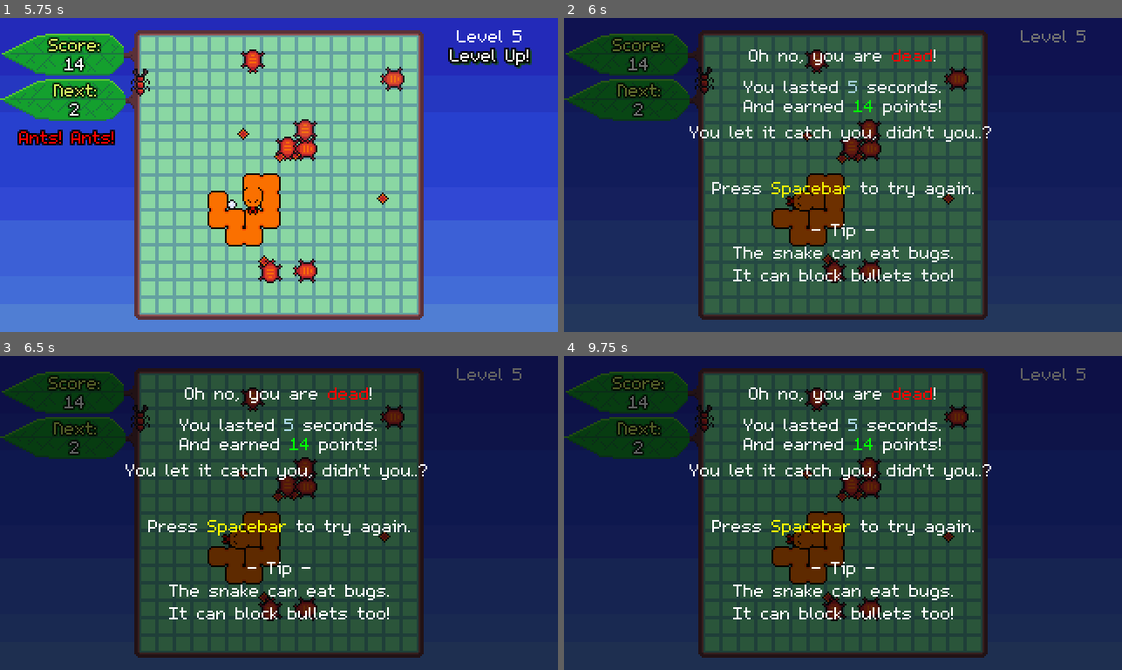
Above: before the commit, frames 1-4 (two rows, left to right).
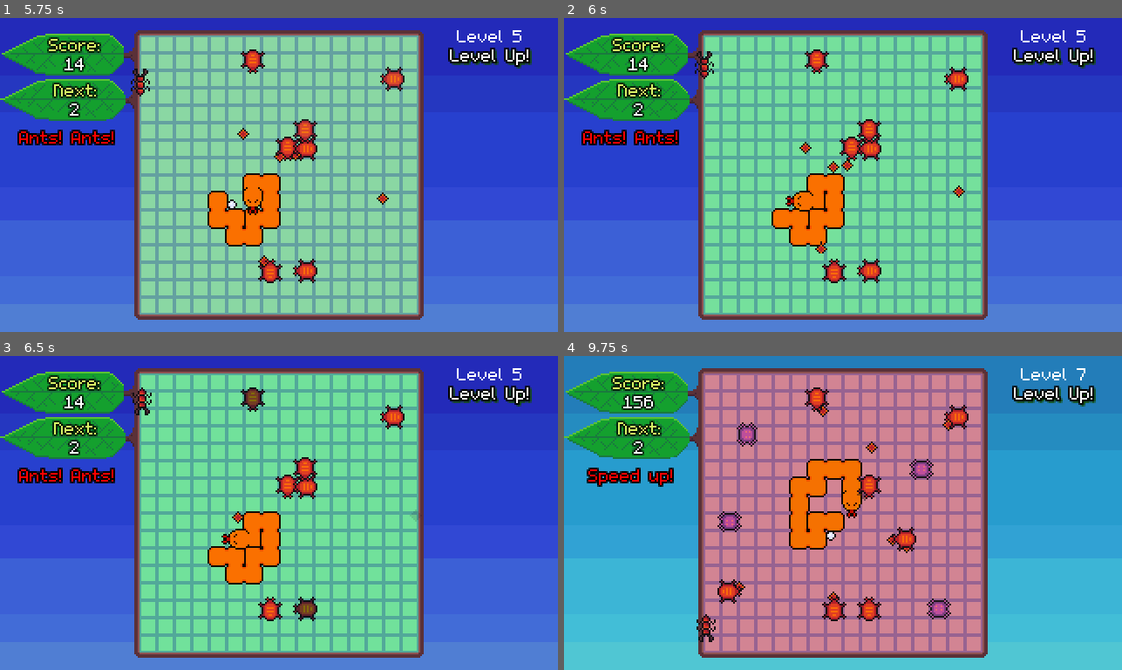
Above: after the commit, the same moments.

Repository: bdunko/Pellet
Game: Godot game, scene res://main.tscn
Same seed, same stepped clock (60 frames per second), same inputs: the game is played once before the commit and once after it.
Inputs:
- Up to frame 1 (5.75 s): tap Enter at 0.5 s; hold D (right) 0.53-1.28 s; hold S (down) 1.28-2.03 s; hold D (right) 2.03-2.78 s; hold W (up) 2.78-3.53 s; hold A (left) 3.53-5.03 s; tap Space (reset) at 4.15 s; hold S (down) from 5.03 s (still down)
- Up to frame 2 (6 s): release S (down) at 5.78 s; hold D (right) from 5.78 s (still down)
- Up to frame 3 (6.5 s): keep holding D (right)
- Up to frame 4 (9.75 s): release D (right) at 6.53 s; hold W (up) 6.53-7.28 s; hold D (right) 7.28-8.03 s; hold S (down) 8.03-8.78 s; hold A (left) 8.78-9.53 s; hold W (up) from 9.53 s (still down)

Frame 1 is identical in both runs. In frame 2, 99% of the frame differs, in the area x 0-100%, y 0-100%; in frame 3, 99%; in frame 4, 99%.

Commit message:
colorful snakes

Diff:
--- a/main.gd
+++ b/main.gd
@@ -227,7 +227,7 @@
 	$NextLevelInfo.visible = false
 	$Grid.self_modulate = grid_color
 
-func _spawn_new_snake(speed = 0):
+func _spawn_new_snake(speed = 0, color = 0):
 	var rand_pos = _try_find_legal_position(SNAKE_SPAWN, 200) #try really hard to spawn this snek
 	if rand_pos != null:
 		var snek = SNAKE.instantiate()
@@ -236,6 +236,7 @@
 		snek.enable()
 		for s in speed:
 			snek.speed_up()
+		snek.set_base_color(color)
 		snek.ate_bug.connect(on_bug_killed)
 		$Snakes.add_child(snek)
 
@@ -281,14 +282,14 @@
 	elif level == 10:
 		$Sky.next_sky() #evening
 		$Board.next_board()
-		_spawn_new_snake(1)
+		_spawn_new_snake(1, 1)
 	elif level == 12:
 		_spawn_enemy(HORNET, HORNET_SPAWN)
 		forced_spawns = 1
 	elif level == 14:
 		$Sky.next_sky() # night
 		$Board.next_board()
-		_spawn_new_snake(1)
+		_spawn_new_snake(1, 2)
 	elif level == 16:
 		enemy_pool.append([MOTH, MOTH_SPAWN])
 		_spawn_enemy(MOTH, MOTH_SPAWN)
--- a/pellet.gd
+++ b/pellet.gd
@@ -28,8 +28,12 @@
 func reset():
 	position = STARTING_POS
 
+var DEBUG = true
+
 func _on_dead_hitbox_body_entered(_body):
-	emit_signal("dead")
+	if not DEBUG:
+		emit_signal("dead")
 
 func _on_dead_hitbox_area_entered(_area):
-	emit_signal("dead")
+	if not DEBUG:
+		emit_signal("dead")
--- a/snake.gd
+++ b/snake.gd
@@ -170,7 +170,7 @@
 		removed_seg.queue_free()
 
 func reset():
-	$HeadSprite.modulate = BASE_COLOR
+	$HeadSprite.modulate = color
 	_enabled = false
 	# free segs
 	for segment in $Segments.get_children():
@@ -215,24 +215,35 @@
 const POISON_COLOR = Color(109/255.0, 78/255.0, 255/255.0)
 const YUM_COLOR = Color(79/255.0, 255/255.0, 67/255.0)
 const BASE_COLOR = Color(255/255.0, 133/255.0, 0/255.0)
+const BASE_COLOR2 = Color(147/255.0, 255/255.0, 139/255.0)
+const BASE_COLOR3 = Color(255/255.0, 255/255.0, 255/255.0)
+var color = BASE_COLOR
+
+func set_base_color(c):
+	if c == 1:
+		color = BASE_COLOR2
+	elif c == 2:
+		color = BASE_COLOR3
+	else:
+		color = BASE_COLOR
 
 func _process(delta):
 	modulate.a = lerp(modulate.a, 1.0, 20 * delta)
 
 	if not $PoisonTimer.is_stopped():
-		var color = Color(lerp($HeadSprite.modulate.r, POISON_COLOR.r, 8 * delta), lerp($HeadSprite.modulate.g, POISON_COLOR.g, 10 * delta), lerp($HeadSprite.modulate.b, POISON_COLOR.b, 10 * delta))
-		set_color(color)
+		var c = Color(lerp($HeadSprite.modulate.r, POISON_COLOR.r, 8 * delta), lerp($HeadSprite.modulate.g, POISON_COLOR.g, 10 * delta), lerp($HeadSprite.modulate.b, POISON_COLOR.b, 10 * delta))
+		recolor_parts(c)
 	elif not $YumTimer.is_stopped():
-		var color = Color(lerp($HeadSprite.modulate.r, YUM_COLOR.r, 8 * delta), lerp($HeadSprite.modulate.g, YUM_COLOR.g, 10 * delta), lerp($HeadSprite.modulate.b, YUM_COLOR.b, 10 * delta))
-		set_color(color)
-	else:
-		var color = Color(lerp($HeadSprite.modulate.r, BASE_COLOR.r, 8 * delta), lerp($HeadSprite.modulate.g, BASE_COLOR.g, 10 * delta), lerp($HeadSprite.modulate.b, BASE_COLOR.b, 10 * delta))
-		set_color(color)
-
-func set_color(color):
-	$HeadSprite.modulate = color
+		var c = Color(lerp($HeadSprite.modulate.r, YUM_COLOR.r, 8 * delta), lerp($HeadSprite.modulate.g, YUM_COLOR.g, 10 * delta), lerp($HeadSprite.modulate.b, YUM_COLOR.b, 10 * delta))
+		recolor_parts(c)
+	else:
+		var c = Color(lerp($HeadSprite.modulate.r, color.r, 8 * delta), lerp($HeadSprite.modulate.g, color.g, 10 * delta), lerp($HeadSprite.modulate.b, color.b, 10 * delta))
+		recolor_parts(c)
+
+func recolor_parts(c):
+	$HeadSprite.modulate = c
 	for seg in $Segments.get_children():
-		seg.modulate = color
+		seg.modulate = c
 
 func no_free_segments():
 	free_segments = 1
@@ -240,5 +251,5 @@
 func _ready():
 	$Timer.wait_time = BASE_SPEED
 	speed_level = 0
-	$HeadSprite.modulate = BASE_COLOR
+	$HeadSprite.modulate = color
 	modulate.a = 0
